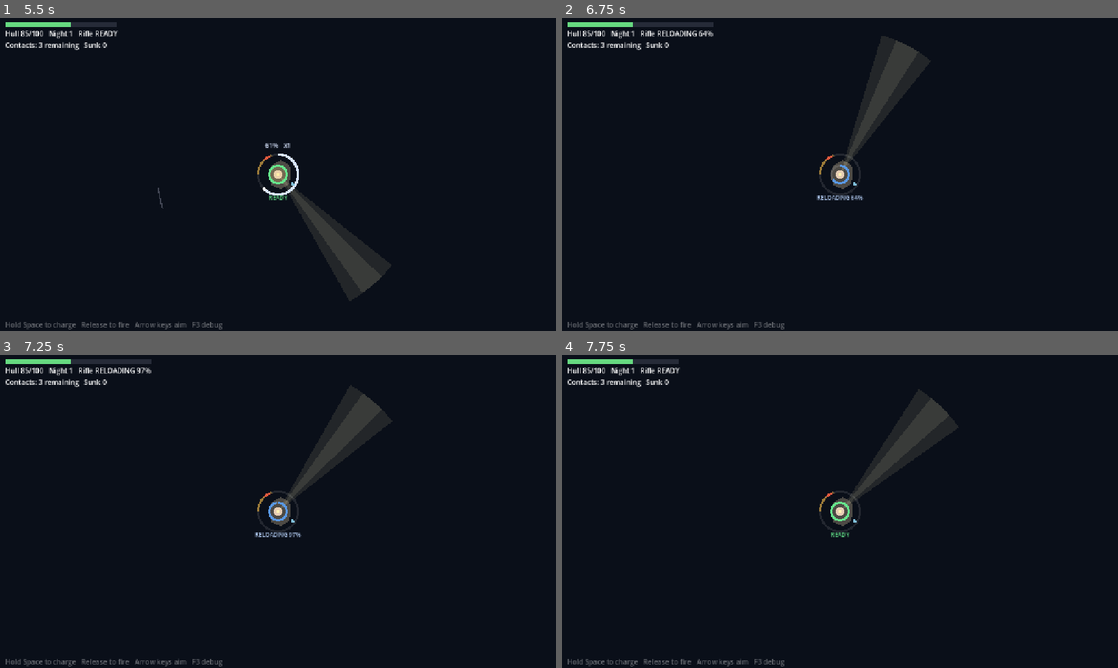
Above: before the commit, frames 1-4 (two rows, left to right).
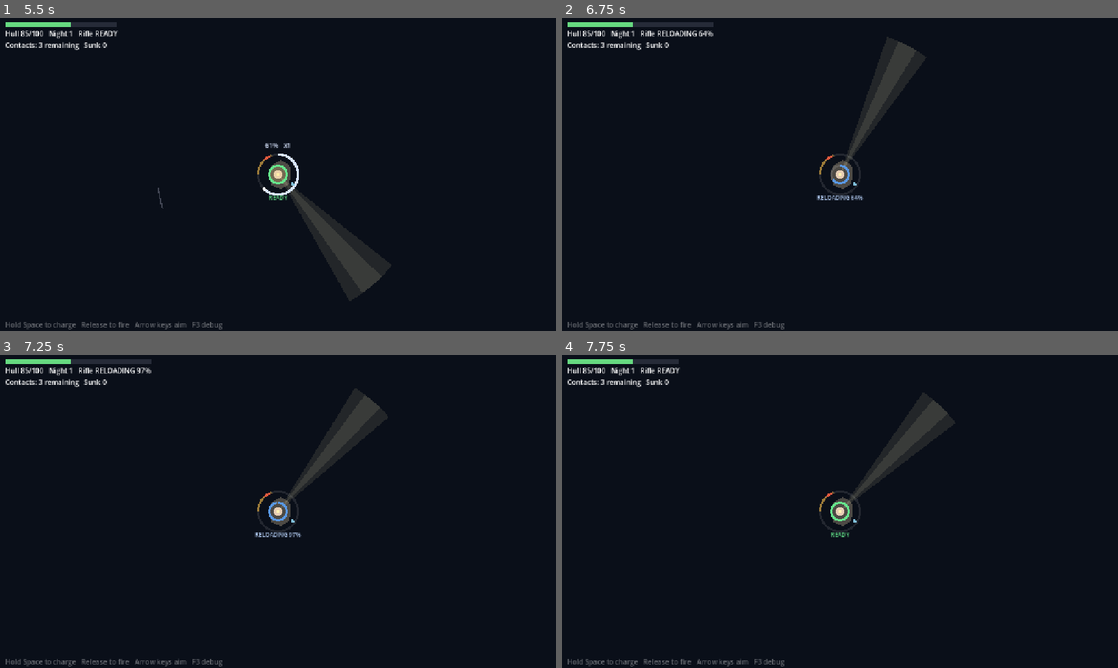
Above: after the commit, the same moments.

Repository: favet/Bishop-Rock
Game: Godot game, scene res://scenes/main/Main.tscn
Same seed, same stepped clock (60 frames per second), same inputs: the game is played once before the commit and once after it.
Inputs (mouse positions are in pixels of both pictures, inside the frame that each line leads up to):
- Up to frame 1 (5.5 s): click (278, 165) at 0.52 s; type "12" at 0.6 s; click "Start New Campaign" at 1.25 s; move the mouse to (400, 158) at 2.02 s; hold Down (beam_precision) 2.03-2.78 s; move the mouse to (166, 190) at 2.77 s; tap Left (beam_rotate_ccw) at 2.85 s; move the mouse to (333, 105) at 3.52 s; tap Right (beam_rotate_cw) at 3.6 s; move the mouse to (250, 237) at 4.27 s; tap Tab (cycle_target) at 4.35 s; move the mouse to (444, 221) at 5.02 s; hold Space (fire) from 5.03 s (still down)
- Up to frame 2 (6.75 s): tap R (restart) at 5.65 s; release Space (fire) at 5.75 s; click (840, 165) at 5.77 s; type "12" at 5.85 s; click "Start New Campaign" at 6.5 s
- Up to frame 3 (7.25 s): no input
- Up to frame 4 (7.75 s): move the mouse to (673, 464) at 7.27 s; tap Q (toggle_auto_sweep) at 7.35 s

Frame 1 is identical in both runs. In frame 2, 0.5% of the frame differs, in the area x 50-67%, y 5-46%; in frame 3, 0.5%; in frame 4, 0.5%.

Commit message:
Daily opportunity actions and weather
Each day the seed rolls one bonus action from a six-entry pool (merchant,
seal colony, calm tide, iron barge, quiet morning, travelling smith) -
once only, shown in its zone with a 'today only' note and pointed at
from the defenses strip. Weather (clear/fog/swell) rolls per day too:
fog narrows the beam 20% but slows boats 10%, swell speeds boats 10%.
Forecast on the Start Night button. Deferred: 2-of-3 project offering
(changes progression reachability; playtest current list first).

Co-Authored-By: Claude Fable 5 <noreply@anthropic.com>

Diff:
--- a/scripts/campaign/run_state.gd
+++ b/scripts/campaign/run_state.gd
@@ -131,6 +131,7 @@
 	run_kills = 0
 	run_gold_earned = 0
 	run_perfects = 0
+	_roll_day_flavor()
 	changed.emit()
 
 func start_day() -> void:
@@ -140,6 +141,7 @@
 	tomorrow_energy_bonus = 0
 	scouted_profile = {}
 	day += 1
+	_roll_day_flavor()
 	_log_telemetry("dawn")
 	changed.emit()
 
@@ -298,10 +300,64 @@
 	},
 }
 
+## One rotating bonus action per day, drawn from this pool by the run seed.
+## Same card machinery as ACTIONS; "zone" is where it shows up.
+const OPPORTUNITIES := {
+	"passing_merchant": {
+		"name": "Passing Merchant", "zone": "Supplies", "effect": "Sell timber at a good rate",
+		"cost": {"energy_today": 1, "wood": 4}, "gain": {"gold": 7},
+		"log": "Sold timber to the merchant sloop.",
+	},
+	"seal_colony": {
+		"name": "Seal Colony", "zone": "Supplies", "effect": "Easy hunting on the north rocks",
+		"cost": {"energy_today": 1}, "gain": {"food": 4},
+		"log": "Came back heavy with meat.",
+	},
+	"calm_tide": {
+		"name": "Calm Tide", "zone": "Supplies", "effect": "The shallows give up their secrets",
+		"cost": {"energy_today": 2}, "gain": {"wood": 3, "scrap": 3},
+		"log": "Calm water made for easy salvage.",
+	},
+	"iron_barge": {
+		"name": "Iron Barge Wreck", "zone": "Crafting", "effect": "A barge broke up on the reef",
+		"cost": {"energy_today": 2}, "gain": {"scrap": 5},
+		"log": "Stripped the barge to its ribs.",
+	},
+	"quiet_morning": {
+		"name": "Quiet Morning", "zone": "Rest", "effect": "The sea is kind, for once",
+		"cost": {"energy_today": 1}, "gain": {"tomorrow_daylight": 1},
+		"log": "A rare unhurried morning.",
+	},
+	"travelling_smith": {
+		"name": "Travelling Smith", "zone": "Crafting", "effect": "A smith offers cut-rate work",
+		"cost": {"energy_today": 1, "gold": 6}, "gain": {"tools": 1},
+		"log": "The smith machined a part for cheap.",
+	},
+}
+
+## Weather rolled per day: one enum, two knobs on the night.
+const WEATHERS := {
+	"clear": {"label": "Clear", "speed": 1.0, "cone": 1.0},
+	"fog": {"label": "Fog", "speed": 0.9, "cone": 0.8},
+	"swell": {"label": "Heavy swell", "speed": 1.1, "cone": 1.0},
+}
+var today_opportunity: String
+var weather: String
+
+func _roll_day_flavor() -> void:
+	var rng := RandomNumberGenerator.new()
+	rng.seed = hash([run_seed, day, "flavor"])
+	today_opportunity = OPPORTUNITIES.keys()[rng.randi() % OPPORTUNITIES.size()]
+	var roll := rng.randf()
+	weather = "clear" if roll < 0.5 else ("fog" if roll < 0.75 else "swell")
+
 ## Gain with project modifiers applied — the UI shows this too, so a
 ## completed project's bonus is visible on the card, not a surprise.
+func action_def(action_id: String) -> Dictionary:
+	return ACTIONS.get(action_id, OPPORTUNITIES.get(action_id, {}))
+
 func action_gain(action_id: String) -> Dictionary:
-	var gain: Dictionary = ACTIONS[action_id]["gain"].duplicate()
+	var gain: Dictionary = action_def(action_id)["gain"].duplicate()
 	match action_id:
 		"patch_hull":
 			if completed_projects.has("patch_frame"):
@@ -327,9 +383,14 @@
 
 func perform_action(action_id: String) -> String:
 	var action: Dictionary = ACTIONS.get(action_id, {})
+	var cap: String = action.get("daily_cap", "")
+	if action.is_empty():
+		if action_id != today_opportunity:
+			return "Unknown action."
+		action = OPPORTUNITIES[action_id]
+		cap = "opportunity"  # each opportunity is once, today only
 	if action.is_empty():
 		return "Unknown action."
-	var cap: String = action.get("daily_cap", "")
 	if not cap.is_empty() and daily_caps.get(cap, false):
 		return "%s is done for today." % action["name"]
 	match action_id:  # preconditions a cost dict can't express
--- a/scripts/core/night_board.gd
+++ b/scripts/core/night_board.gd
@@ -119,13 +119,16 @@
 	spawner.fast_boat_weight = float(profile["fast_weight"])
 	spawner.heavy_boat_weight = float(profile["heavy_weight"])
 	spawner.max_simultaneous = int(profile["max_simultaneous"])
-	spawner.speed_scale = float(profile["speed_scale"]) * (0.8 if CampaignState.mercy else 1.0)
+	var wx: Dictionary = RunState.WEATHERS[CampaignState.weather]
+	spawner.speed_scale = float(profile["speed_scale"]) * float(wx["speed"]) \
+		* (0.8 if CampaignState.mercy else 1.0)
 	spawner.start_interval = float(profile["start_interval"])
 	spawner.min_interval = float(profile["min_interval"])
 	spawner.first_spawn_delay = float(profile["first_spawn_delay"])
 	lighthouse.max_health = CampaignState.max_hull
 	lighthouse.health = CampaignState.hull
 	_beam.turn_speed_multiplier = CampaignState.beam_turn_multiplier()
+	_beam.cone_half_angle_deg *= float(wx["cone"])
 	if CampaignState.mercy:
 		_beam.cone_half_angle_deg *= 1.25
 	_gun.reload_time *= CampaignState.reload_multiplier()
--- a/scripts/main/main.gd
+++ b/scripts/main/main.gd
@@ -413,6 +413,16 @@
 				CampaignState.scouted_profile["profile_name"],
 				int(CampaignState.scouted_profile["wave_size"])]
 		out.append(entry)
+	# Today's rotating opportunity, if it belongs to this zone and is unused.
+	var opp_id: String = CampaignState.today_opportunity
+	if not opp_id.is_empty() and not CampaignState.daily_caps.get("opportunity", false):
+		var opp: Dictionary = CampaignState.OPPORTUNITIES[opp_id]
+		if opp["zone"] == zone:
+			out.append({
+				"id": opp_id, "name": opp["name"], "effect": opp["effect"],
+				"cost": opp["cost"], "gain": CampaignState.action_gain(opp_id),
+				"note": "Opportunity - today only.",
+			})
 	return out
 
 func _refresh_day_ui() -> void:
@@ -428,7 +438,9 @@
 	_top_bar.add_child(_resource_badge("day", str(CampaignState.day)))
 	if _start_night_label != null:
 		var profile := CampaignState.raid_profile()
-		_start_night_label.text = "START NIGHT %d\n%s - %d boats" % [CampaignState.day, profile["profile_name"], int(profile["wave_size"])]
+		_start_night_label.text = "START NIGHT %d\n%s - %d boats - %s" % [
+			CampaignState.day, profile["profile_name"], int(profile["wave_size"]),
+			RunState.WEATHERS[CampaignState.weather]["label"]]
 	_update_daylight_tokens()
 
 func _zone_label(zone: String) -> String:
@@ -622,6 +634,9 @@
 	_small_label(row, "Barricades %d" % CampaignState.barricades, TEXT, false)
 	if not CampaignState.scouted_profile.is_empty():
 		_small_label(row, "Scout: %s" % CampaignState.scouted_profile["profile_name"], MUTED, false)
+	if not CampaignState.today_opportunity.is_empty() and not CampaignState.daily_caps.get("opportunity", false):
+		var opp: Dictionary = CampaignState.OPPORTUNITIES[CampaignState.today_opportunity]
+		_small_label(row, "Opportunity: %s (%s)" % [opp["name"], opp["zone"]], BRASS, false)
 	return wrap
 
 func _daylight_cost(cost: Dictionary) -> int:
